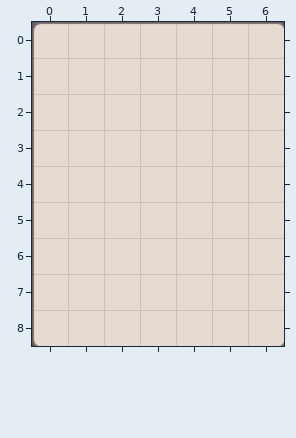
Tiled map: HungryGame/proj.win32/map/41.tmx. This is how it looked before the edit.
Cells are 60x60 px. Shown: x 0..6, y 0..8.
The same view after the edit:
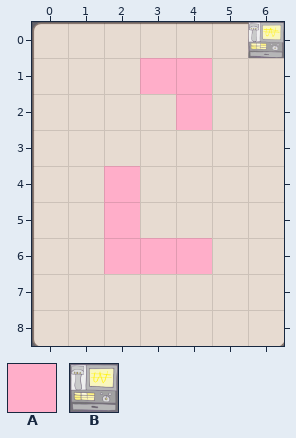
Key: from "metaset1": A 0; from "wall": B 0.
_ is an empty cell, . an unchanged one.
From old to new:
--- layer "wall"
@@ x 6..6 @@
-0 _
+0 B
--- layer "Items"
@@ x 3..4 @@
-1 __
-2 ._
+1 AA
+2 .A
@@ x 2..4 @@
-4 _..
-5 _..
-6 ___
+4 A..
+5 A..
+6 AAA
Pixel boxes of the changes (left, top, right, bottom) in both pictures:
added: (248, 22, 284, 58)
added: (140, 58, 212, 130)
added: (104, 166, 212, 274)
